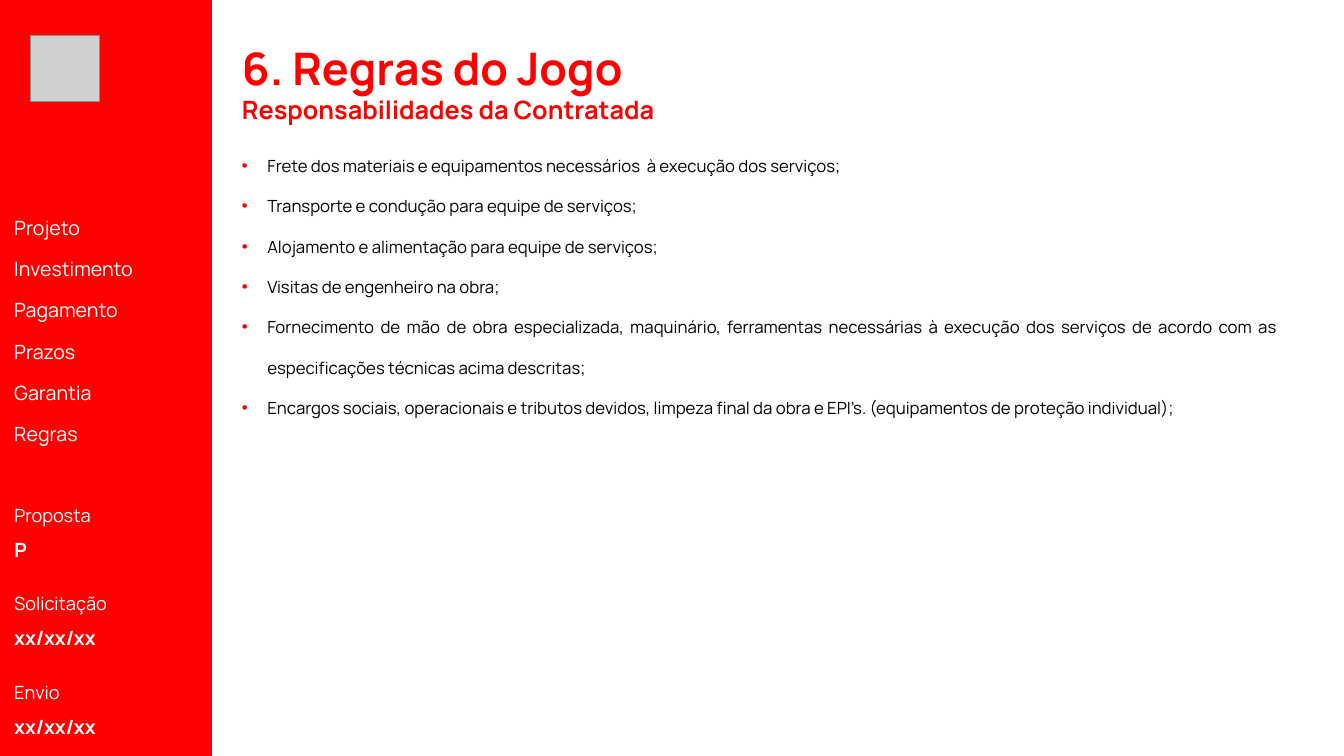
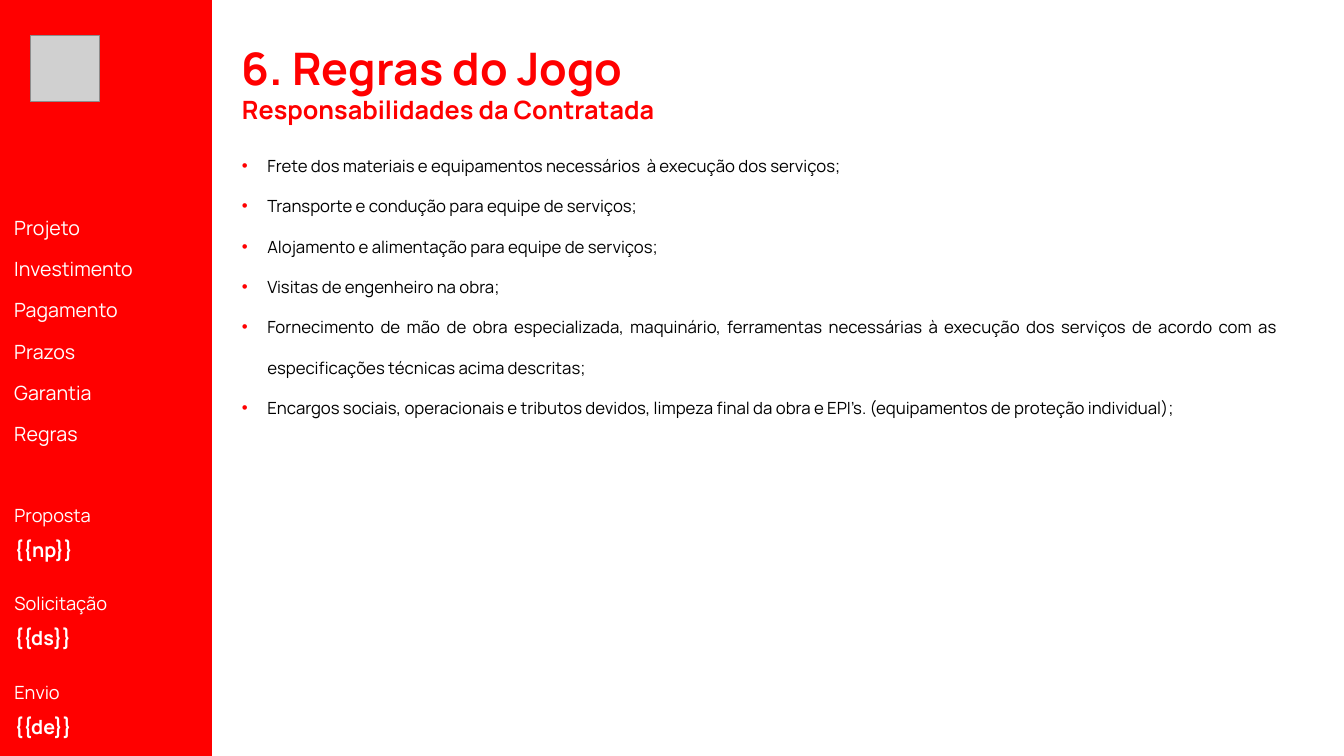
Before and after one commit to LeoDosPisos/Playpiso-Intranet, a slide deck: slide 1 of Backend/services/pptx-generator-service/slides/global/regras_contratada.pptx. Drawn at 1344x756 pixels with LibreOffice and Linux fonts; fonts in the diff are those of the drawing; grey boxes stand for pictures. Boxes give left, top, right and bottom in pixels: in the first picture for what was removed or moved away, otherwise in the second. Text is boxed around its words. In the diff, an @@ line names an element or a change of style, - is before the commit and + after.

```diff
--- a/Backend/services/pptx-generator-service/slides/global/regras_contratada.pptx
+++ b/Backend/services/pptx-generator-service/slides/global/regras_contratada.pptx
@@ text at (14,539,73,562): text changed @@
-P
+{{np}}
@@ text at (14,627,71,649): text changed @@
-xx/xx/xx
+{{ds}}
@@ text at (14,716,72,738): text changed @@
-xx/xx/xx
+{{de}}
```
Also in this commit, not shown: 4 other files.
